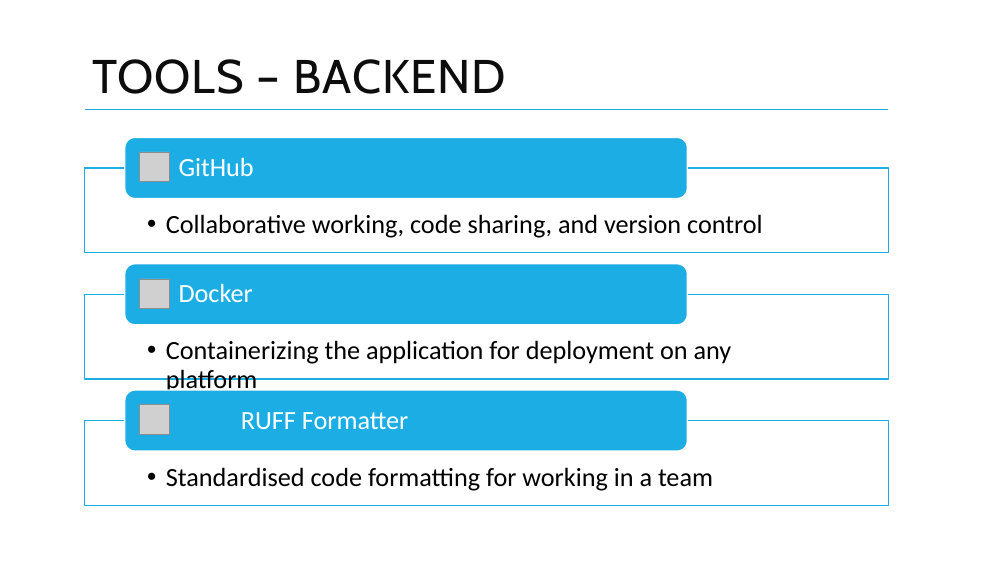
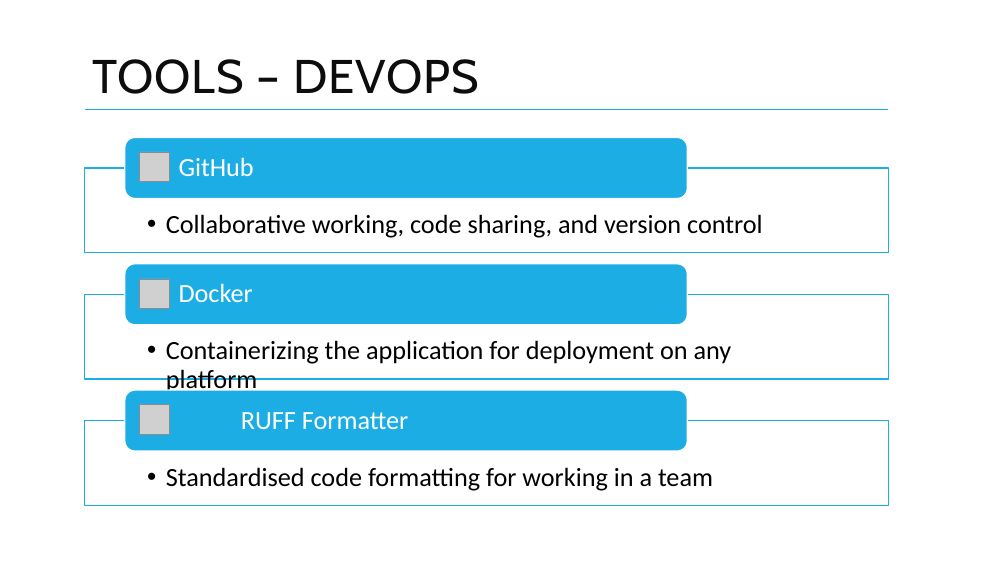
Before and after one commit to HemaNaidu91/tsm_mach_le_data, a slide deck: slide 7 of project_documents/pitch_deck_cinematch.pptx. Drawn at 1008x567 pixels with LibreOffice and Linux fonts; fonts in the diff are those of the drawing; grey boxes stand for pictures; background and template pictures are left out. Boxes give left, top, right and bottom in pixels: in the first picture for what was removed or moved away, otherwise in the second. Text is boxed around its words. In the diff, an @@ line names an element or a change of style, - is before the commit and + after.

```diff
--- a/project_documents/pitch_deck_cinematch.pptx
+++ b/project_documents/pitch_deck_cinematch.pptx
@@ title at (x1=92, y1=59, x2=479, y2=94): text changed @@
-TOOLS – BACKEND
+TOOLS – DEVOPS
```
Also in this commit, not shown: 1 other slide changed, 3 other files.
